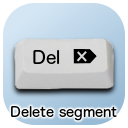
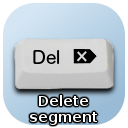
Comparing the layer stacks of the two (128, 128) images. Changes:
renamed "Delete segment" to "Delete ...", painted on it over box(11, 95, 117, 125)
painted on "Drop Shadow" over box(8, 93, 120, 127)
